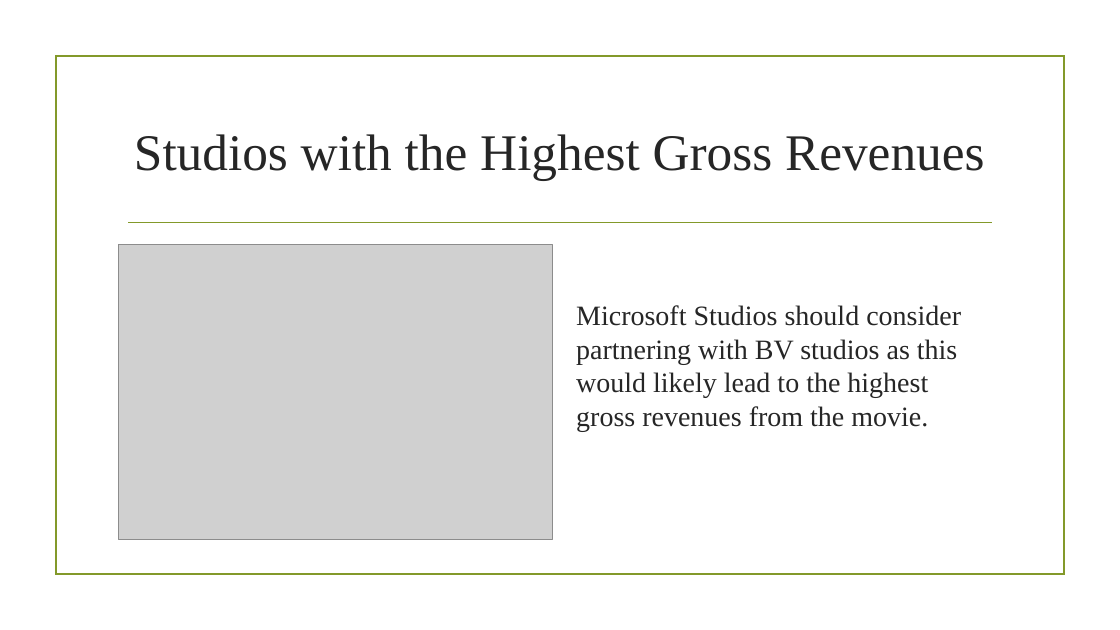
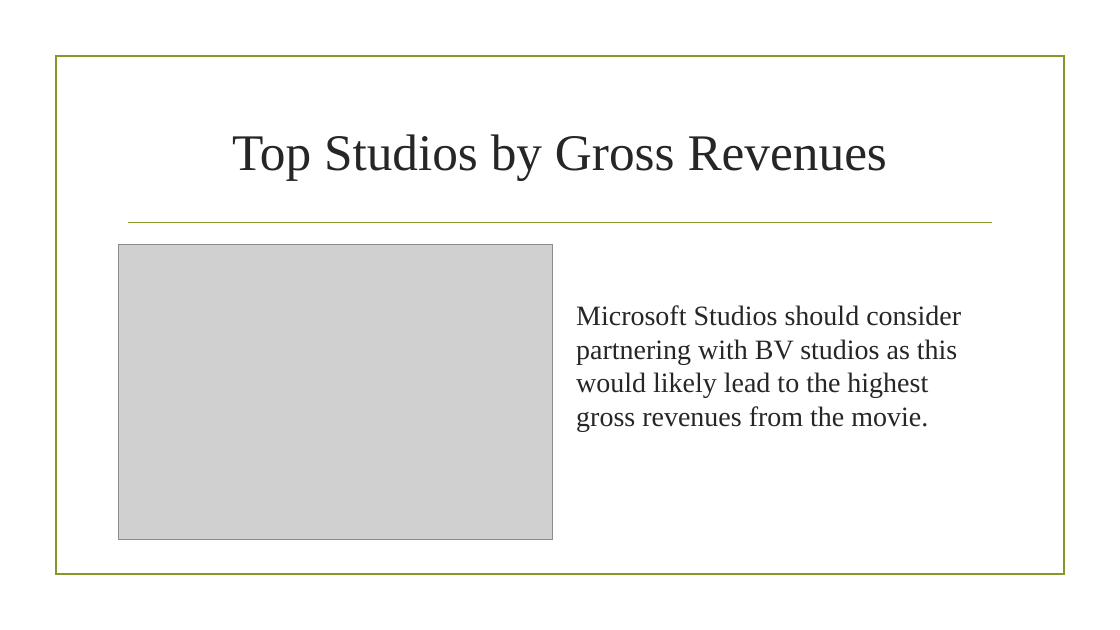
Before and after one commit to S-Kagwi/dsc-phase-1-project-v2-4, a slide deck: slide 6 of Presentation.pptx. Drawn at 1120x630 pixels with LibreOffice and Linux fonts; fonts in the diff are those of the drawing; grey boxes stand for pictures; background and template pictures are left out. Boxes give left, top, right and bottom in pixels: in the first picture for what was removed or moved away, otherwise in the second. Text is boxed around its words. In the diff, an @@ line names an element or a change of style, - is before the commit and + after.

```diff
--- a/Presentation.pptx
+++ b/Presentation.pptx
@@ title at (x1=232, y1=134, x2=887, y2=181): text changed @@
-Studios with the Highest Gross Revenues
+Top Studios by Gross Revenues
```
Also in this commit, not shown: 2 other slides changed, 5 other files.
